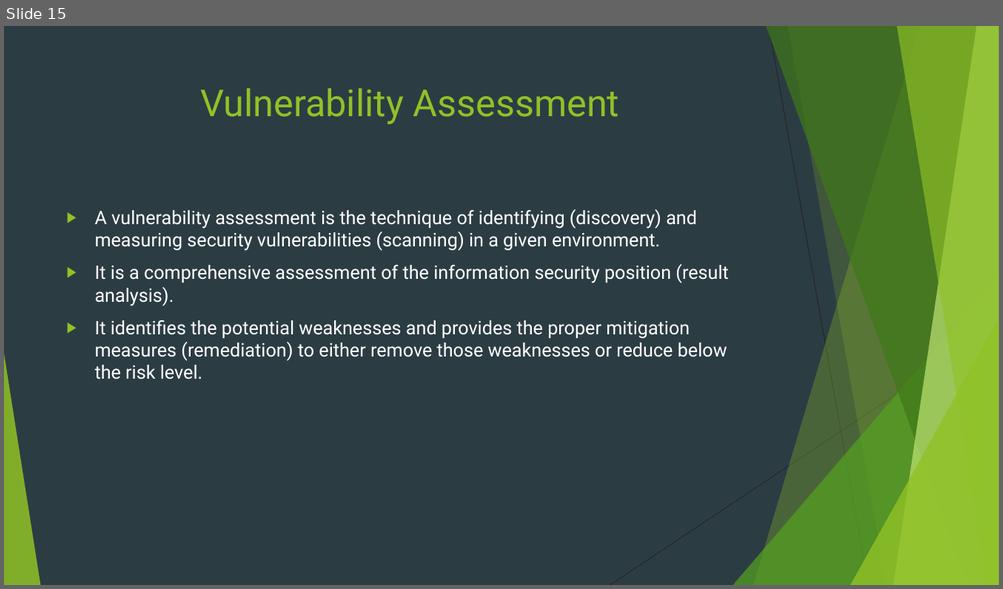
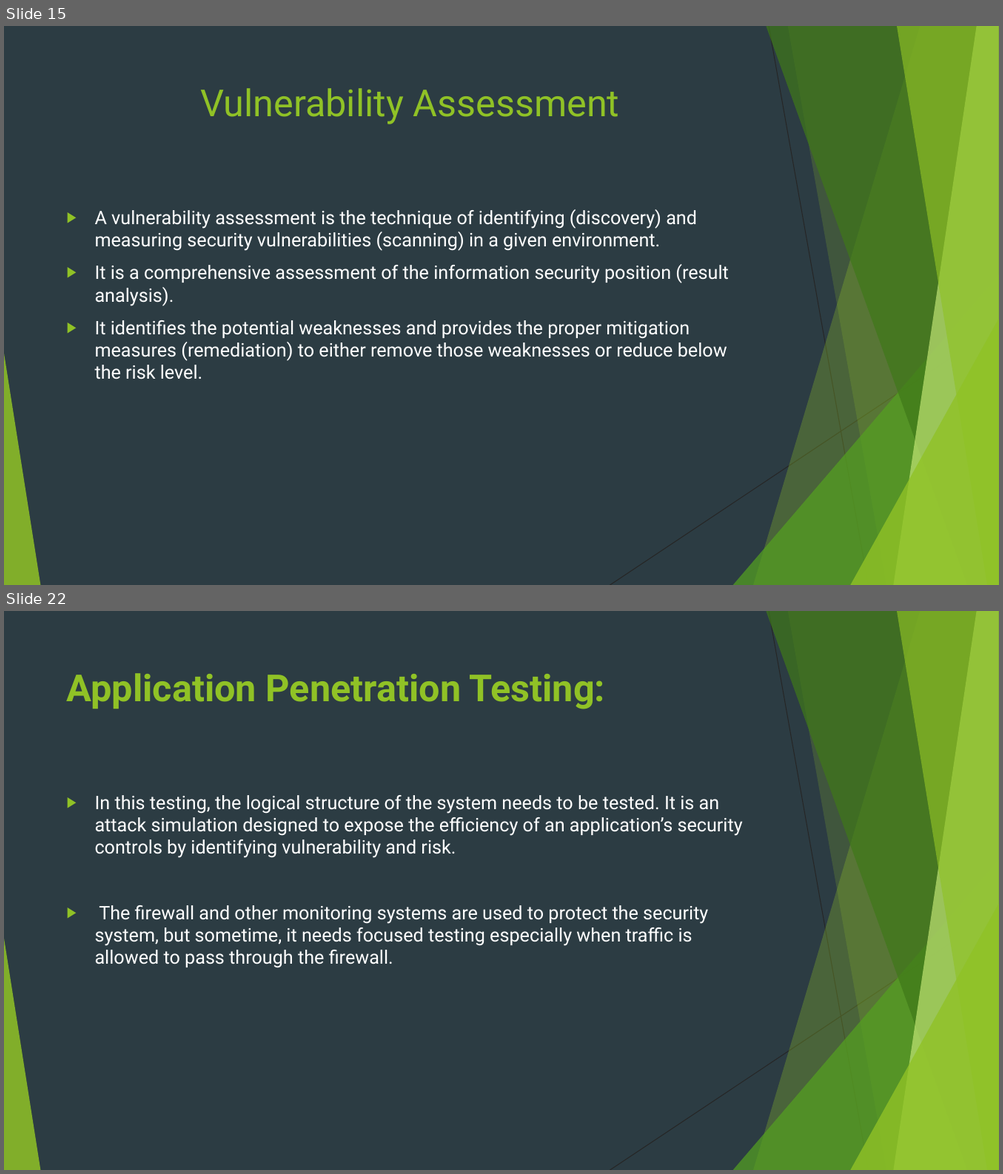
Before and after one commit to Navo26/SecurityTesting, a slide deck: PENETRATION TESTING.pptx. Shown one above the other, each under a label of ours: slide 15 before the commit, slides 15 and 22 after it; the slides between them are not shown. The pictures are 1003x589 and 1003x1174 pixels, drawn with LibreOffice and Linux fonts; fonts in the diff are those of the drawing. Boxes give left, top, right and bottom in pixels: in the first picture for what was removed or moved away, otherwise in the second. Text is boxed around its words. In the diff, an @@ line names an element or a change of style, - is before the commit and + after.

```diff
--- a/PENETRATION TESTING.pptx
+++ b/PENETRATION TESTING.pptx
@@ slide 22 added at (4,611,999,1170), background #2C3C43; not listed: 10 template elements that a slide beside it also shows @@
@@ title added at (67,673,605,709), 36 pt, text #90C226, bold @@
+Application Penetration Testing:
@@ text added at (95,795,743,968), 18 pt, text #FFFFFF @@
+▶ In this testing, the logical structure of the system needs to be tested. It is an attack simulation designed to expose the efficiency of an application’s security controls by identifying vulnerability and risk.
+▶ The firewall and other monitoring systems are used to protect the security system, but sometime, it needs focused testing especially when traffic is allowed to pass through the firewall.
```
Also in this commit, not shown: 4 slides changed, 30 other slides added.
